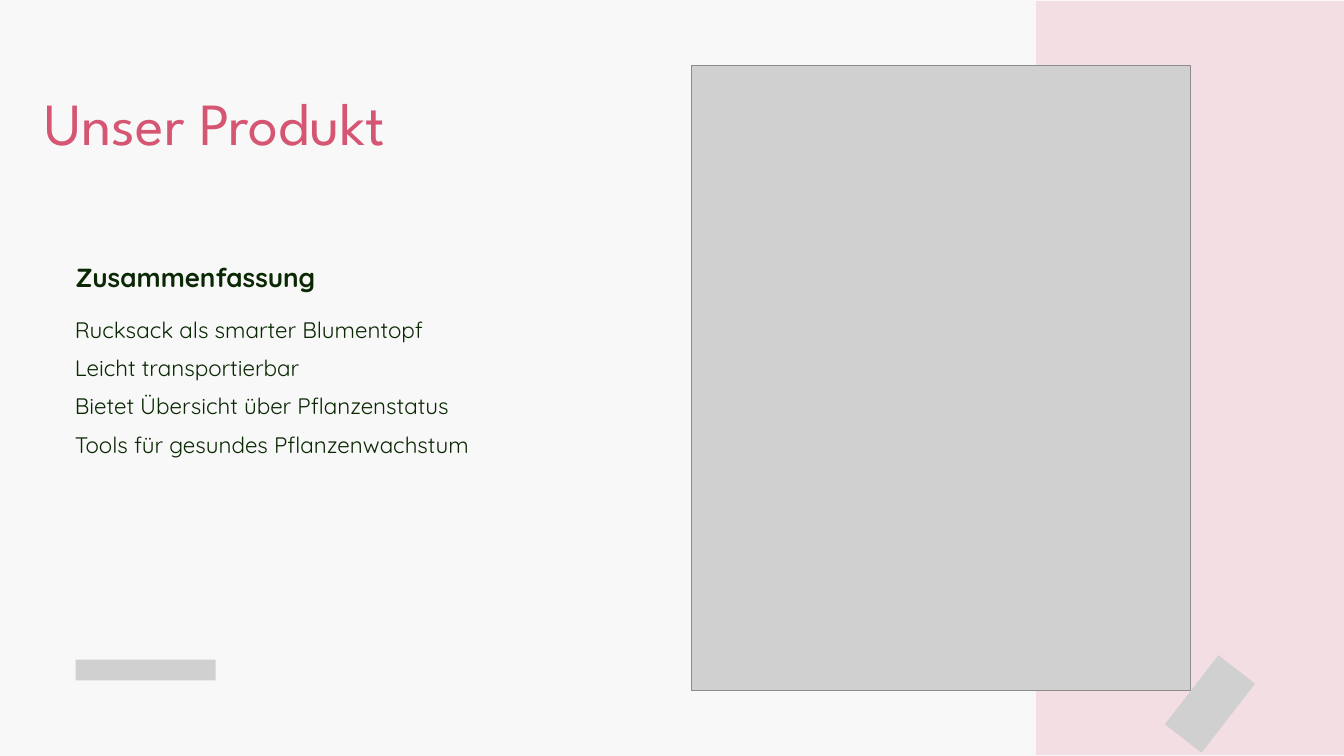
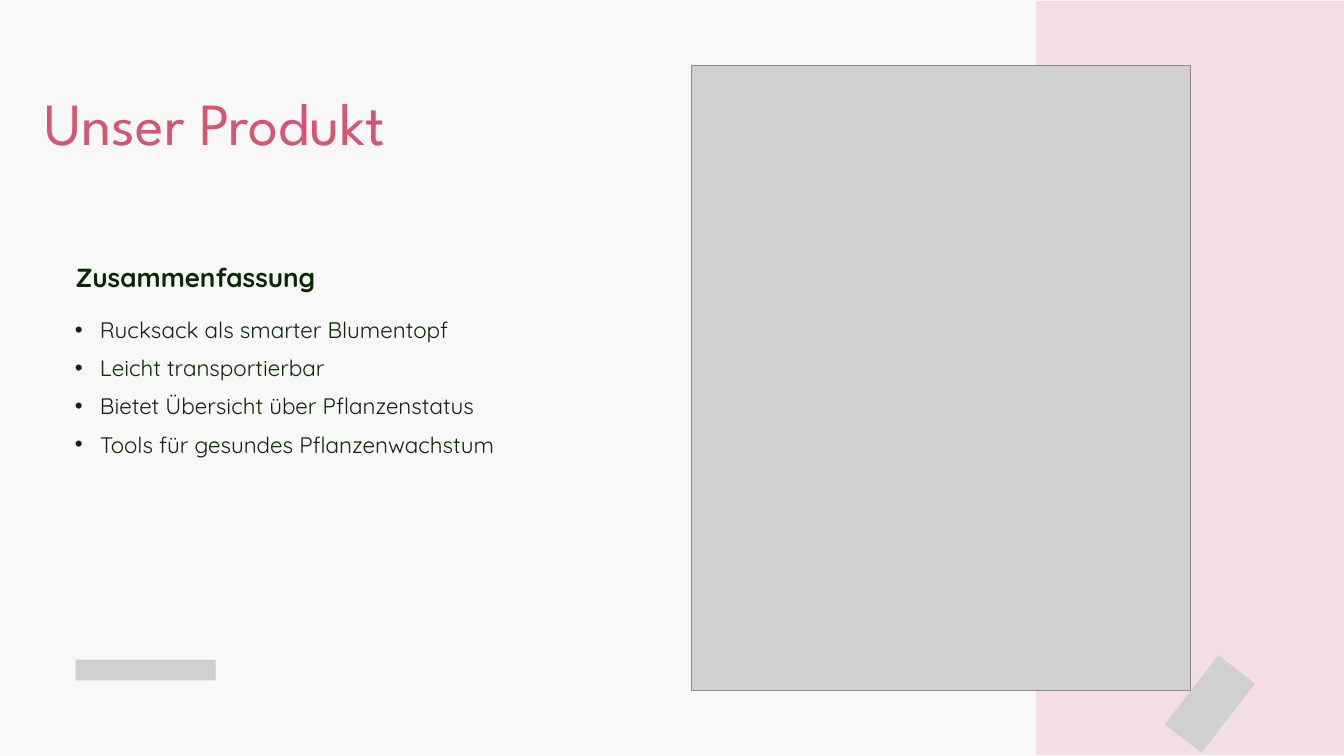
Before and after one commit to plant2go/design, a slide deck: slide 3 of praesentation/Plant2Go_Presentation_07112024.pptx. Drawn at 1344x756 pixels with LibreOffice and Linux fonts; fonts in the diff are those of the drawing; grey boxes stand for pictures. Boxes give left, top, right and bottom in pixels: in the first picture for what was removed or moved away, otherwise in the second. Text is boxed around its words. In the diff, an @@ line names an element or a change of style, - is before the commit and + after.

```diff
--- a/praesentation/Plant2Go_Presentation_07112024.pptx
+++ b/praesentation/Plant2Go_Presentation_07112024.pptx
@@ text "Rucksack als smarter Blumentopf" at (100,321,494,458): bullet none to • @@
```
Also in this commit, not shown: 3 other slides changed, 2 slides added, 1 slide removed.
